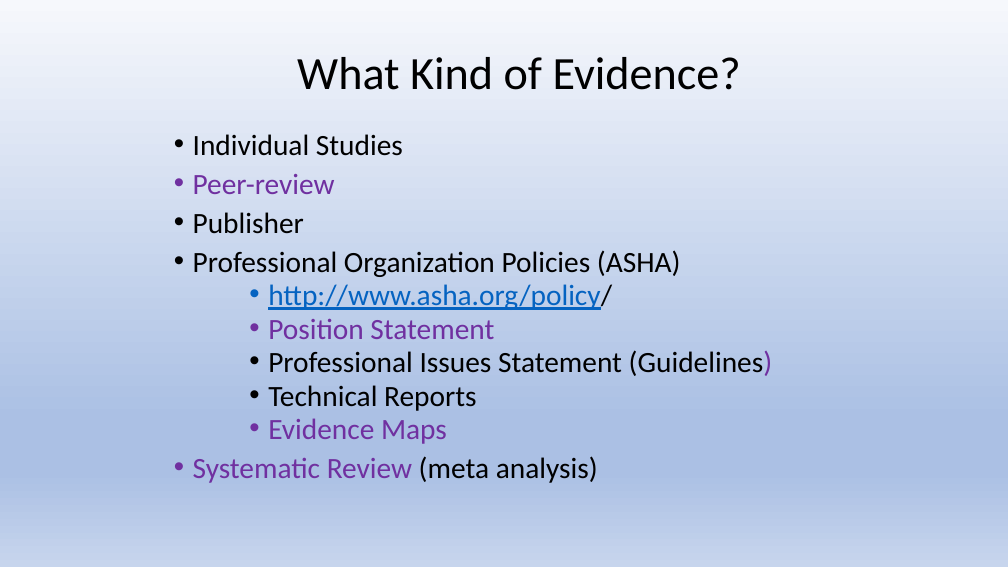
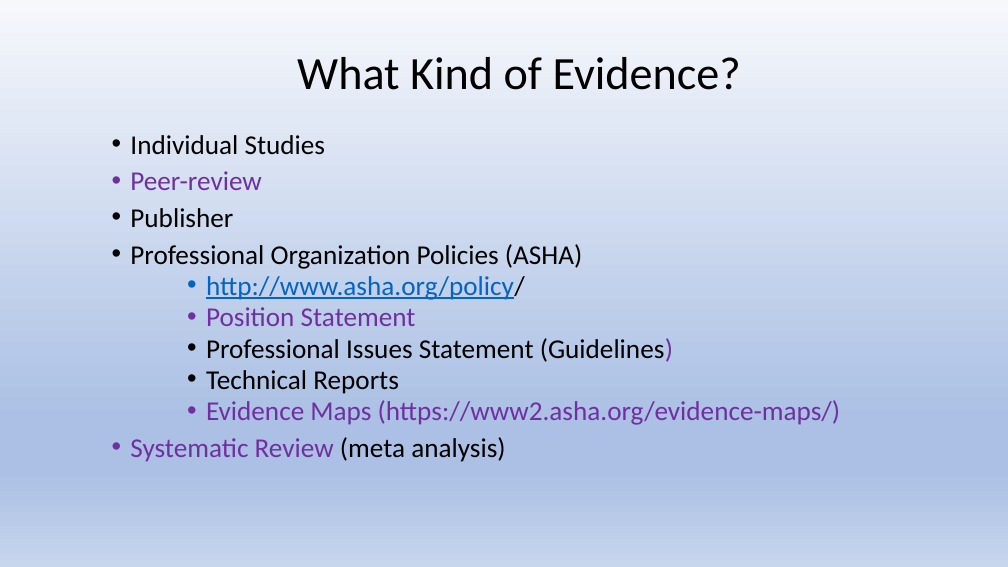
Before and after one commit to Jim-Wright90/cds431_sp22, a slide deck: slide 14 of slides/cds431_week4_2.pptx. Drawn at 1008x567 pixels with LibreOffice and Linux fonts; fonts in the diff are those of the drawing. Boxes give left, top, right and bottom in pixels: in the first picture for what was removed or moved away, otherwise in the second. Text is boxed around its words. In the diff, an @@ line names an element or a change of style, - is before the commit and + after.

```diff
--- a/slides/cds431_week4_2.pptx
+++ b/slides/cds431_week4_2.pptx
@@ text "Individual Studies": place and size @@
-text "Individual Studies" at <box>193,134,773,483</box>
+text "Individual Studies" at <box>130,135,841,462</box>
@@ text at <box>130,135,673,462</box>: size 28 to 25.9 pt in "Individual Studies", "Peer-review", "Publisher", "Professional Organization Policies (ASHA)" and 5 more places @@
@@ text at <box>206,400,841,425</box>: text changed; size 28 to 25.9 pt @@
-    • Evidence Maps
+    • Evidence Maps (https://www2.asha.org/evidence-maps/)
```
Also in this commit, not shown: 6 other slides changed, 1 other file.
